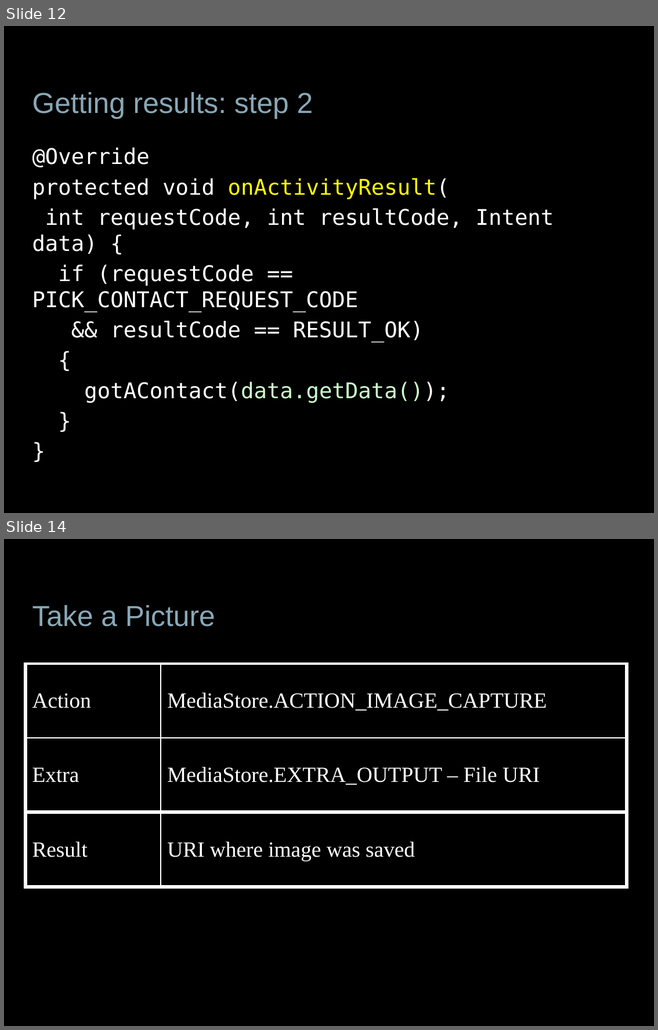
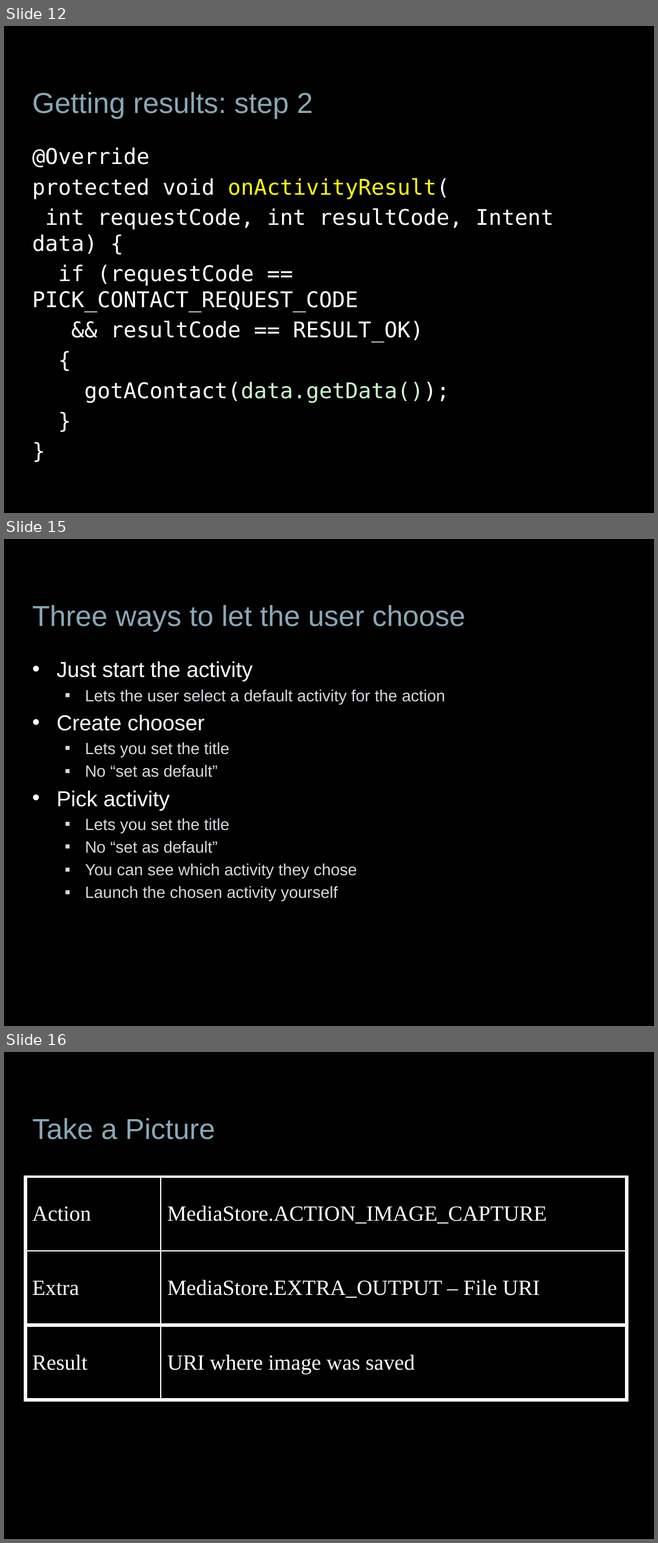
Before and after one commit to jessitron/Tronsmit, a slide deck: presentations/DevTeach-Intents.pptx. Shown one above the other, each under a label of ours: slides 12 and 14 before the commit, slides 12, 15 and 16 after it; the slides between them are not shown. The pictures are 658x1030 and 658x1543 pixels, drawn with LibreOffice and Linux fonts; fonts in the diff are those of the drawing; background and template pictures are left out. Boxes give left, top, right and bottom in pixels: in the first picture for what was removed or moved away, otherwise in the second. Text is boxed around its words. In the diff, an @@ line names an element or a change of style, - is before the commit and + after.

Commit message:
choose action multiplies

```diff
--- a/presentations/DevTeach-Intents.pptx
+++ b/presentations/DevTeach-Intents.pptx
@@ slide 15 added at bbox=[4, 539, 654, 1026], background picture (left out) @@
@@ title added at bbox=[32, 605, 465, 632], 32 pt, text #89A8B7 @@
+Three ways to let the user choose
@@ text added at bbox=[57, 661, 445, 901], 18 pt, text #D7D9DF @@
+• Just start the activity
+  ▪ Lets the user select a default activity for the action
+• Create chooser
+  ▪ Lets you set the title
+  ▪ No “set as default”
+• Pick activity
+  ▪ Lets you set the title
+  ▪ No “set as default”
+  ▪ You can see which activity they chose
+  ▪ Launch the chosen activity yourself
@@ what was slide 14 is now slide 16 @@
```
Also in this commit, not shown: 3 slides changed, 2 other slides added, 5 other files.
